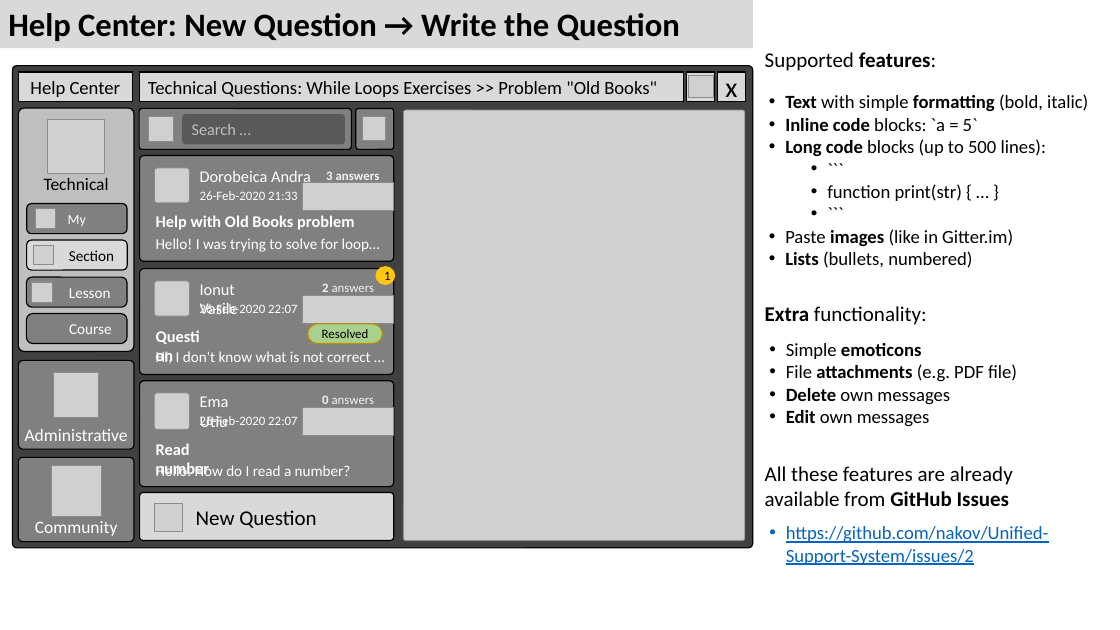
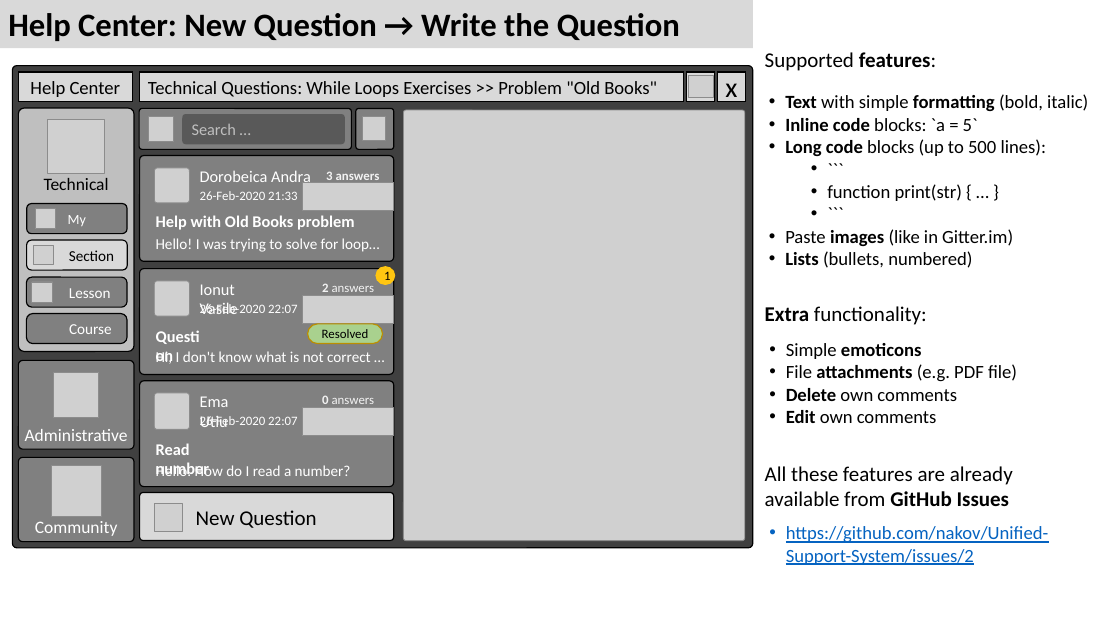
Before and after one commit to nakov/Unified-Support-System, a slide deck: slide 6 of docs/SoftUni-Help-Center-UI-Prototype.pptx (slide 7 before the commit). Drawn at 1120x630 pixels with LibreOffice and Linux fonts; fonts in the diff are those of the drawing; grey boxes stand for pictures; background and template pictures are left out. Boxes give left, top, right and bottom in pixels: in the first picture for what was removed or moved away, otherwise in the second. Text is boxed around its words. In the diff, an @@ line names an element or a change of style, - is before the commit and + after.

```diff
--- a/docs/SoftUni-Help-Center-UI-Prototype.pptx
+++ b/docs/SoftUni-Help-Center-UI-Prototype.pptx
@@ text at bbox=[786, 388, 957, 423]: text changed @@
-• Delete own messages
-• Edit own messages
+• Delete own comments
+• Edit own comments
```
Also in this commit, not shown: 2 other slides changed, 1 slide removed.
